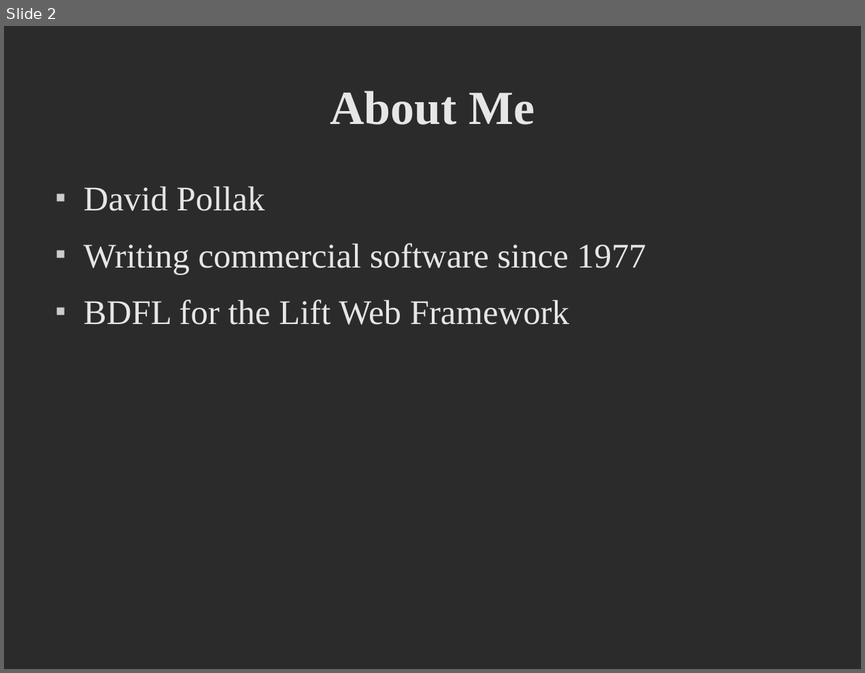
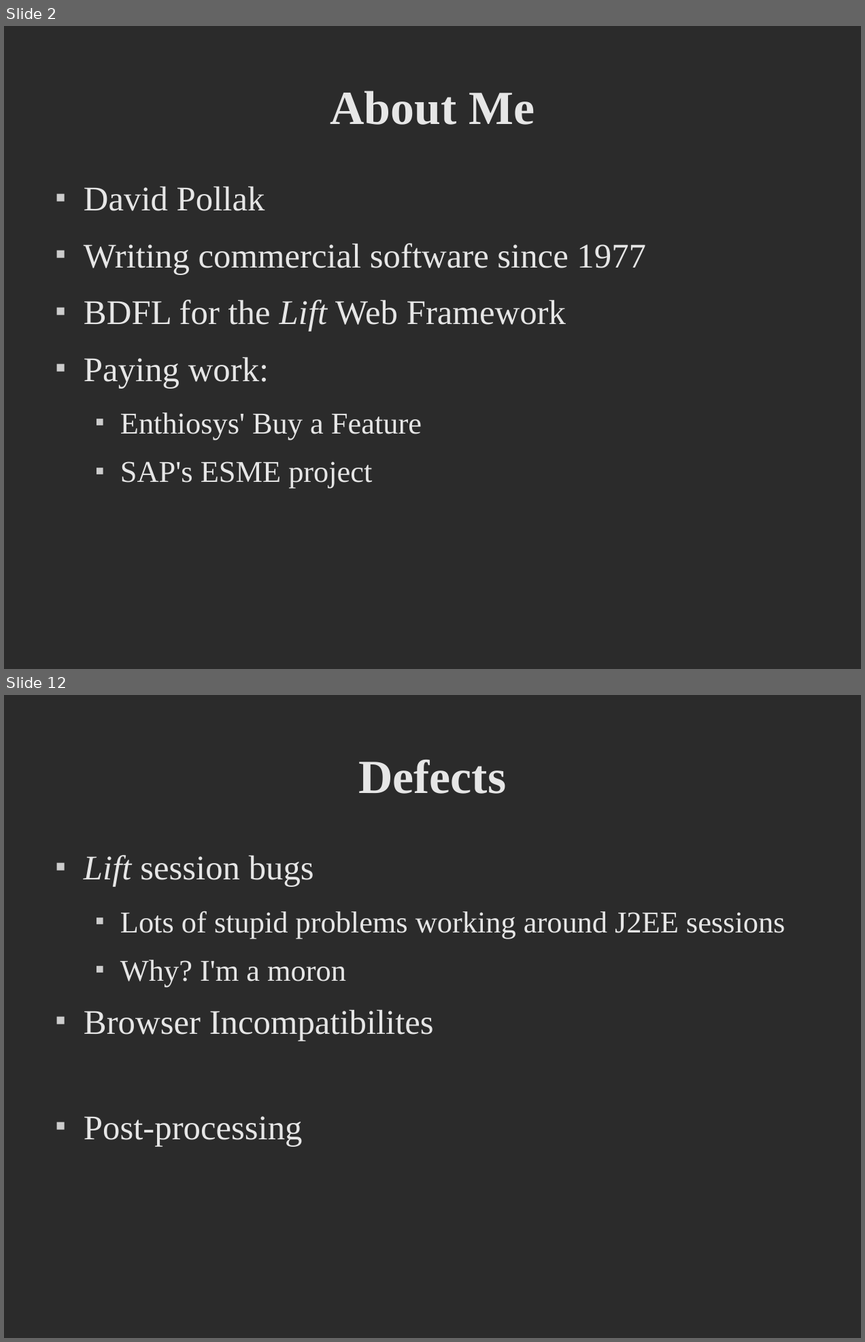
Before and after one commit to dpp/lift-samples, a slide deck: presentations/2008_dpp_CUFP/CUFP Preso.odp. Shown one above the other, each under a label of ours: slide 2 before the commit, slides 2 and 12 after it; the slides between them are not shown. The pictures are 865x673 and 865x1342 pixels, drawn with LibreOffice and Linux fonts; fonts in the diff are those of the drawing; background and template pictures are left out; a plain dark background stands for a picture behind light text. Boxes give left, top, right and bottom in pixels: in the first picture for what was removed or moved away, otherwise in the second. Text is boxed around its words. In the diff, an @@ line names an element or a change of style, - is before the commit and + after.

```diff
--- a/presentations/2008_dpp_CUFP/CUFP Preso.odp
+++ b/presentations/2008_dpp_CUFP/CUFP Preso.odp
@@ slide 12 added at [4,695,861,1338], background picture (left out) @@
@@ title added at [358,760,506,794], 44 pt, text #E6E6E6, bold @@
+Defects
@@ text added at [84,855,785,1146], 28 pt, text #E6E6E6 @@
+■ Lift session bugs
+  ■ Lots of stupid problems working around J2EE sessions
+  ■ Why? I'm a moron
+■ Browser Incompatibilites
+■ Post-processing
@@ slide 2 changed as well @@
@@ text at [84,299,566,331]: italic on in "Lift" @@
@@ text at [84,356,422,488]: paragraphs added @@
+■ Paying work:
+  ■ Enthiosys' Buy a Feature
+  ■ SAP's ESME project
```
Also in this commit, not shown: 1 other slide changed, 10 other slides added, 1 slide removed, 14 other files.
